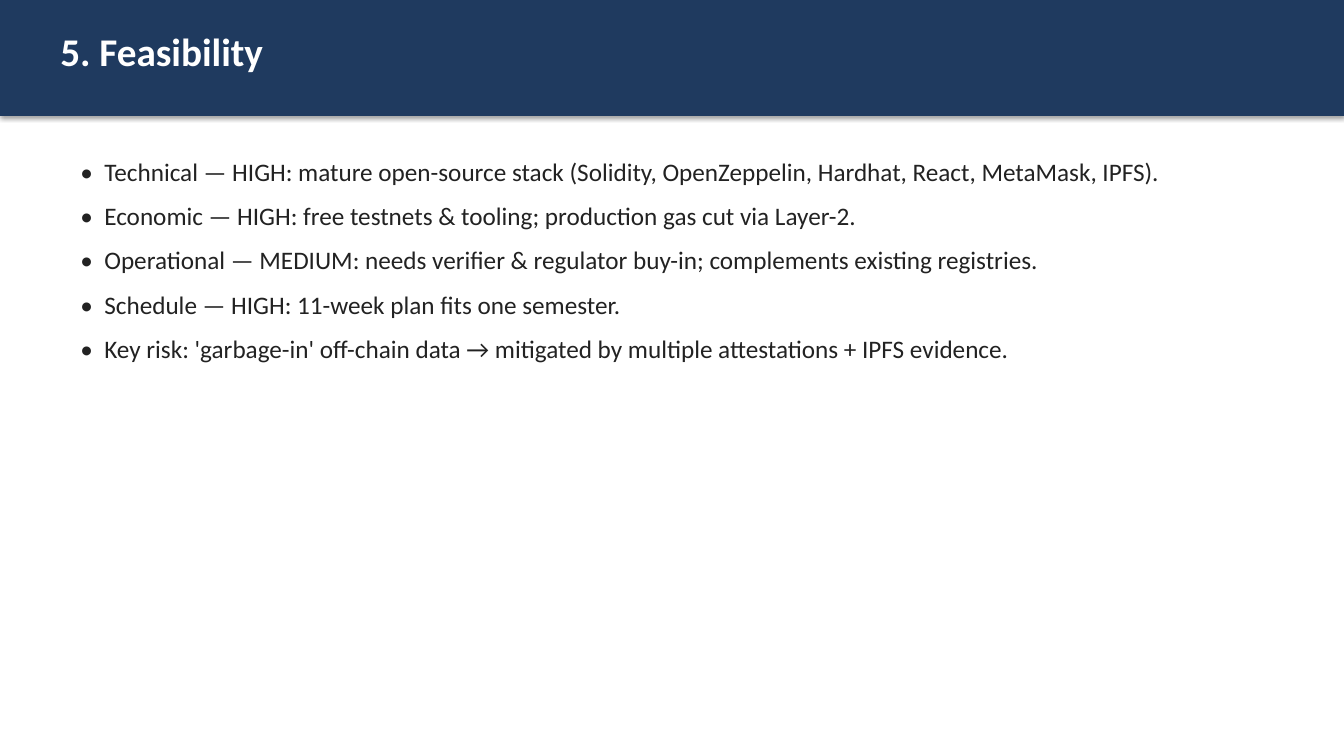
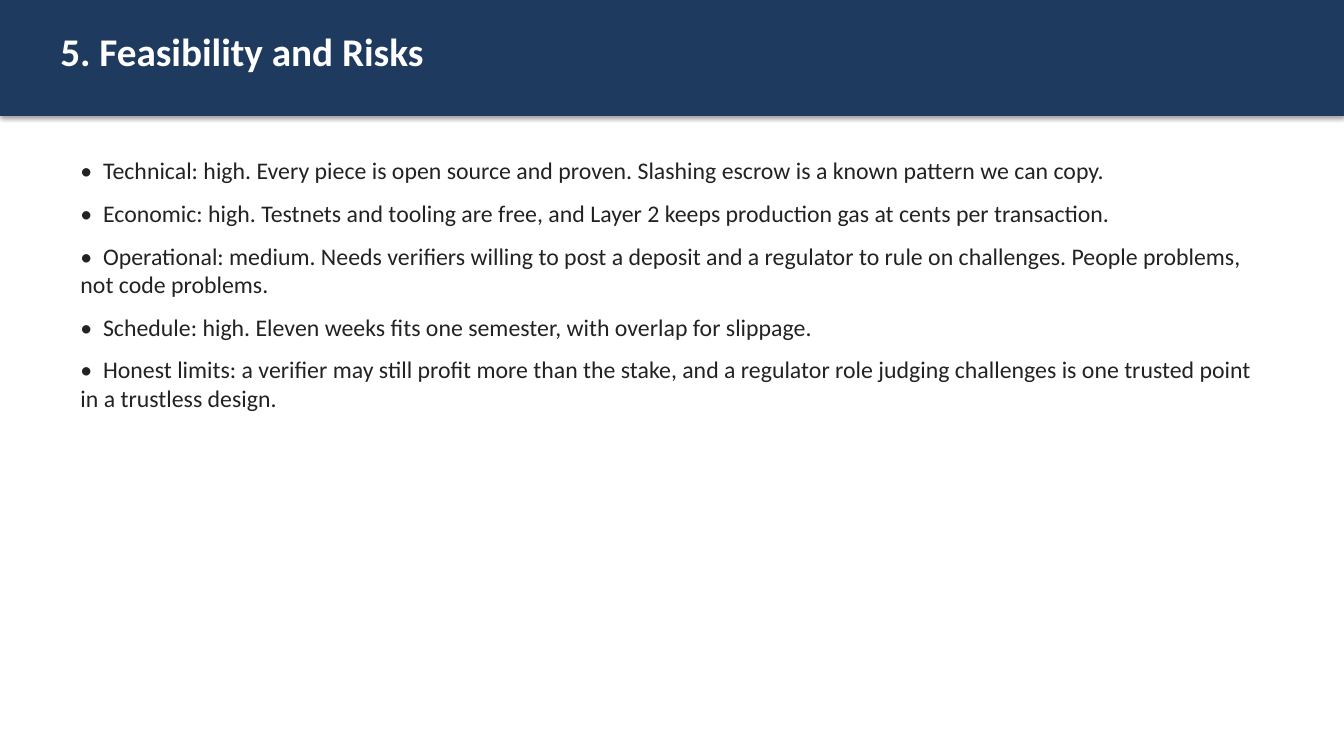
Before and after one commit to AviDhandhania/carbon-credit-blockchain, a slide deck: slide 14 of presentation/DA1_Presentation.pptx (slide 12 before the commit). Drawn at 1344x756 pixels with LibreOffice and Linux fonts; fonts in the diff are those of the drawing. Boxes give left, top, right and bottom in pixels: in the first picture for what was removed or moved away, otherwise in the second. Text is boxed around its words. In the diff, an @@ line names an element or a change of style, - is before the commit and + after.

Commit message:
Add verifier staking novelty; rewrite report and slides in plainer English
Novel contribution (new Section 4.4), addressing the "garbage in" risk the
previous version only listed and did not solve:

- VerifierStake contract: verifiers lock a deposit before approving a project
  and it stays locked through a 90-day challenge window. Anyone can challenge a
  batch with a bond plus IPFS evidence; a regulator rules; a winning challenge
  slashes the stake, paying the challenger and a buyer compensation pool. A
  losing challenge forfeits the bond.
- Traceable batches: each mint records project ID, verifier and evidence hash,
  so a fake project's credits can be flagged instead of poisoning a token pool.
- Soulbound retirement certificate: burning mints a non-transferable ERC-721,
  so an offset claim has a public owner and cannot be resold as proof.

Threaded through the rest: new gap G4, objective O6, fourth contract in the
architecture, 7-step workflow, certificate step in the sequence diagram, new
gantt phase, new diagrams/novelty.png, two new slides.

Also rewrote the report and slide text in short plain sentences and dropped the
em dashes and arrows.

Diagram fix: gantt task names moved to the y-axis, since a one-week bar can
never fit its own label. Architecture layer labels rotated into the left margin
so the vertical arrows no longer strike through them.

```diff
--- a/presentation/DA1_Presentation.pptx
+++ b/presentation/DA1_Presentation.pptx
@@ text at [60,38,423,72]: text changed @@
-5. Feasibility
+5. Feasibility and Risks
@@ text at [80,162,1251,411]: text changed; size 18 to 17 pt @@
-• Technical — HIGH: mature open-source stack (Solidity, OpenZeppelin, Hardhat, React, MetaMask, IPFS).
-• Economic — HIGH: free testnets & tooling; production gas cut via Layer-2.
-• Operational — MEDIUM: needs verifier & regulator buy-in; complements existing registries.
-• Schedule — HIGH: 11-week plan fits one semester.
-• Key risk: 'garbage-in' off-chain data → mitigated by multiple attestations + IPFS evidence.
+• Technical: high. Every piece is open source and proven. Slashing escrow is a known pattern we can copy.
+• Economic: high. Testnets and tooling are free, and Layer 2 keeps production gas at cents per transaction.
+• Operational: medium. Needs verifiers willing to post a deposit and a regulator to rule on challenges. People problems, not code problems.
+• Schedule: high. Eleven weeks fits one semester, with overlap for slippage.
+• Honest limits: a verifier may still profit more than the stake, and a regulator role judging challenges is one trusted point in a trustless design.
```
Also in this commit, not shown: 10 other slides changed, 3 slides added, 1 slide removed, 10 other files.
